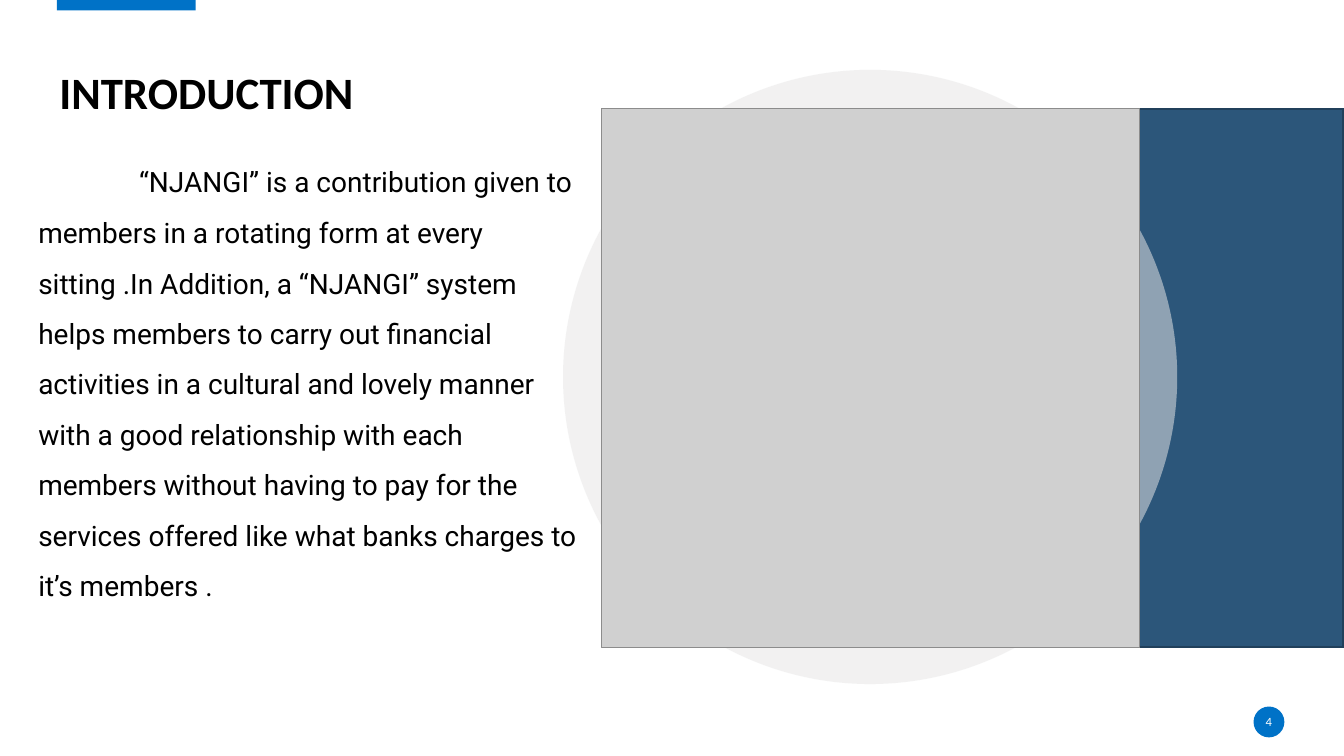
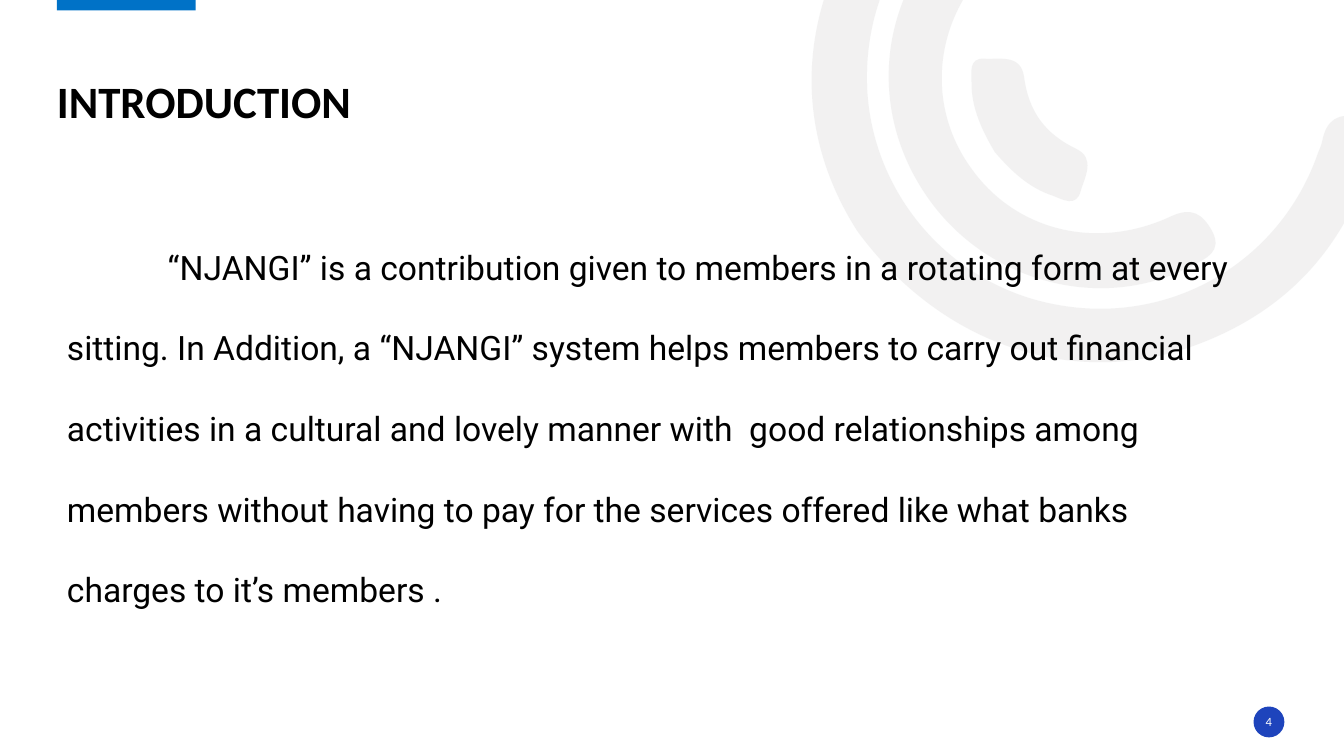
Before and after one commit to Njangi-Association/Njangi-App, a slide deck: slide 4 of Presentation title.pptx. Drawn at 1344x756 pixels with LibreOffice and Linux fonts; fonts in the diff are those of the drawing; grey boxes stand for pictures; background and template pictures are left out. Boxes give left, top, right and bottom in pixels: in the first picture for what was removed or moved away, otherwise in the second. Text is boxed around its words. In the diff, an @@ line names an element or a change of style, - is before the commit and + after.

```diff
--- a/Presentation title.pptx
+++ b/Presentation title.pptx
@@ title "INTRODUCTION" at box(57, 88, 351, 119): vertical alignment middle to bottom @@
@@ freeform shape added at box(689, 0, 1344, 487), fill #E7E6E6 at 53% opacity @@
@@ freeform shape added at box(803, 0, 1229, 373), fill #E7E6E6 at 53% opacity @@
@@ freeform shape added at box(942, 32, 1113, 227), fill #E7E6E6 at 53% opacity @@
@@ ellipse removed at box(564, 70, 1178, 684) @@
@@ picture removed at box(602, 109, 1140, 647) @@
@@ rectangle removed at box(866, 109, 1343, 647) @@
@@ text at box(67, 254, 1228, 609): text changed; size 20 to 24 pt @@
-“NJANGI” is a contribution given to members in a rotating form at every sitting .In Addition, a “NJANGI” system helps members to carry out financial activities in a cultural and lovely manner with a good relationship with each members without having to pay for the services offered like what banks charges to it’s members .
+“NJANGI” is a contribution given to members in a rotating form at every sitting. In Addition, a “NJANGI” system helps members to carry out financial activities in a cultural and lovely manner with good relationships among members without having to pay for the services offered like what banks charges to it’s members .
@@ ellipse at box(1254, 707, 1286, 738): fill #0072C7 to #1E44BC @@
```
Also in this commit, not shown: 15 other slides changed, 6 slides added, 2 slides removed.
